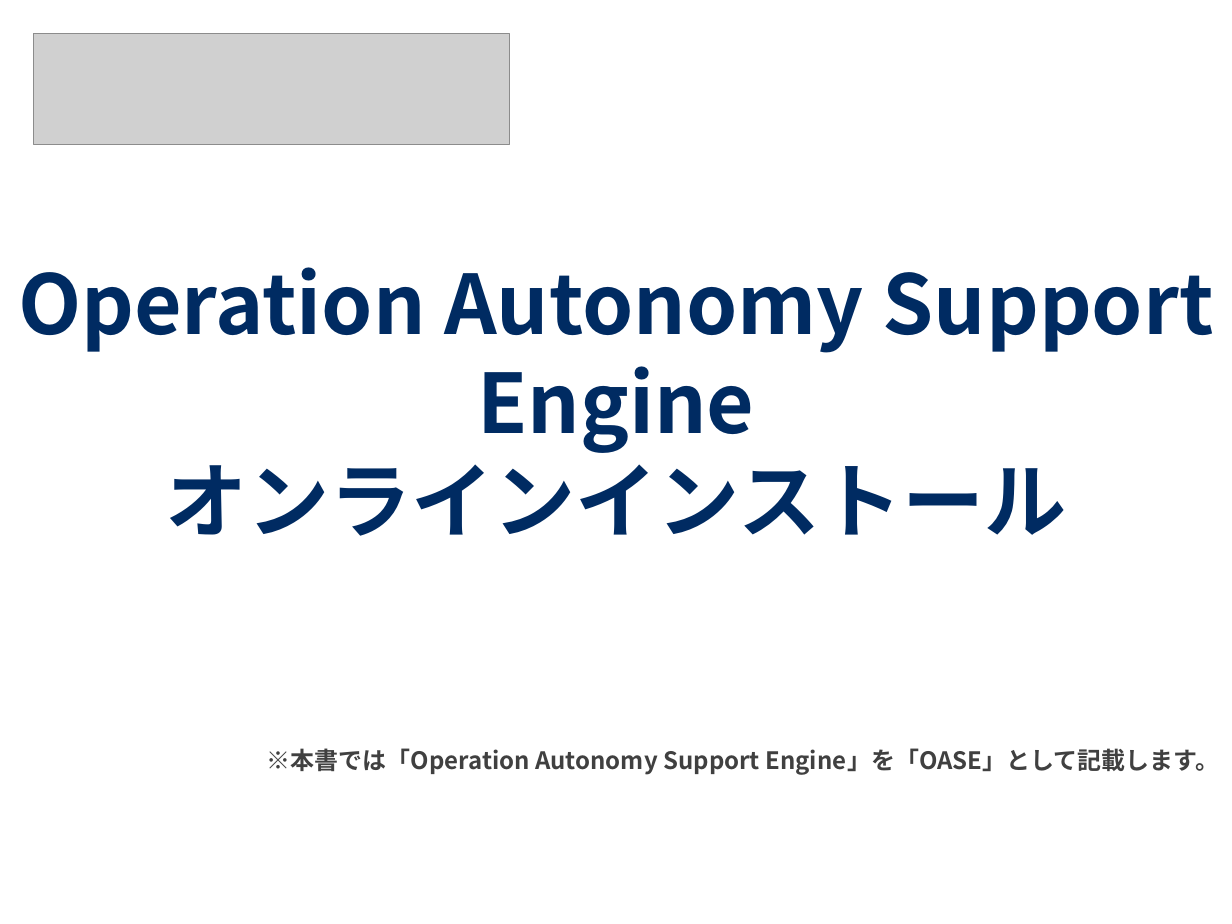
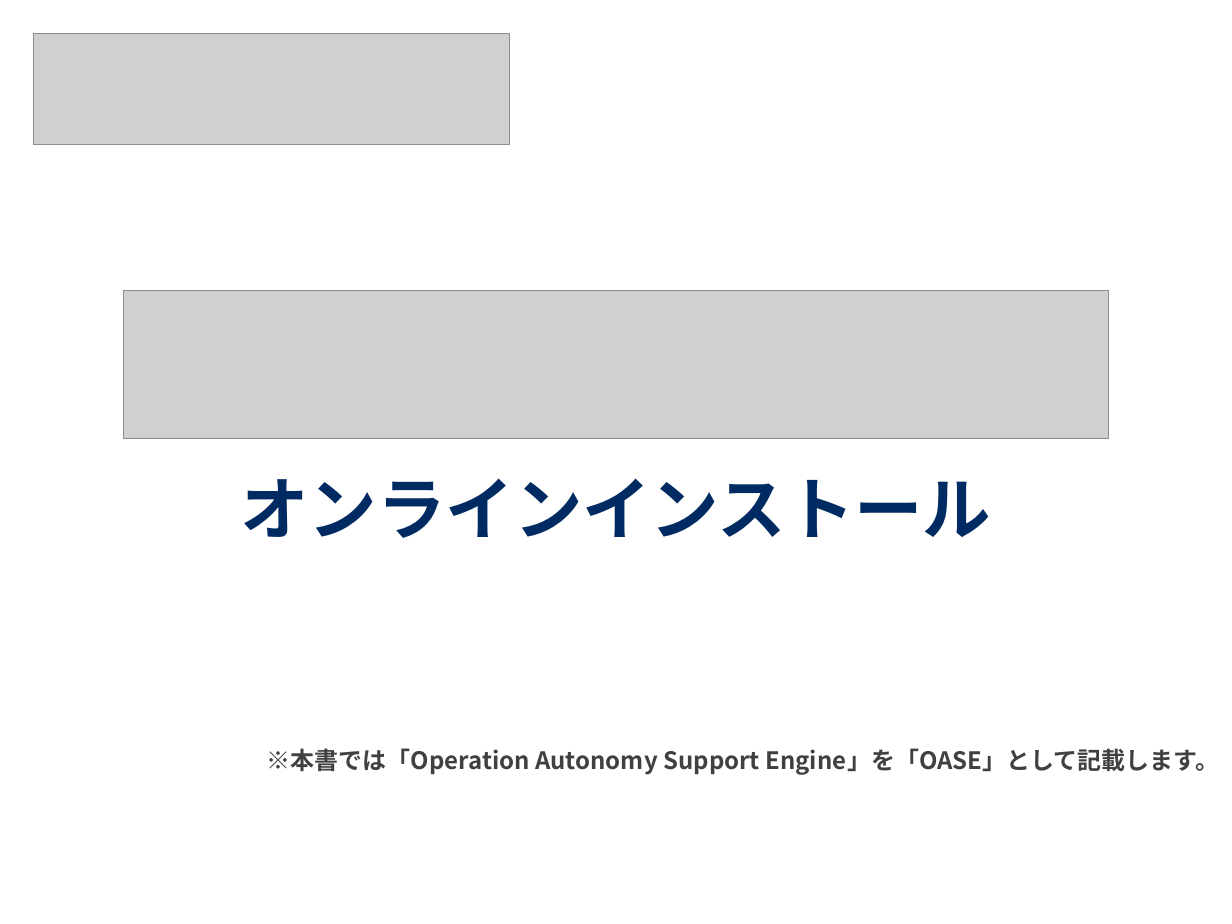
Before and after one commit to exastro-suite/oase-docs, a slide deck: slide 1 of asset/Learn_ja/OASE-online-install_ja.pptx. Drawn at 1232x924 pixels with LibreOffice and Linux fonts; fonts in the diff are those of the drawing; grey boxes stand for pictures; background and template pictures are left out. Boxes give left, top, right and bottom in pixels: in the first picture for what was removed or moved away, otherwise in the second. Text is boxed around its words. In the diff, an @@ line names an element or a change of style, - is before the commit and + after.

```diff
--- a/asset/Learn_ja/OASE-online-install_ja.pptx
+++ b/asset/Learn_ja/OASE-online-install_ja.pptx
@@ text at box(18, 267, 1214, 453): paragraph removed @@
-Operation Autonomy Support Engine
@@ picture added at box(123, 291, 1109, 439) @@
@@ text "オンラインインストール": place and size @@
-text "オンラインインストール" at box(18, 267, 1214, 536)
+text "オンラインインストール" at box(241, 478, 992, 538)
@@ text "オンラインインストール" at box(241, 478, 992, 538): size 48 to 40 pt @@
```
Also in this commit, not shown: 1 other file.
